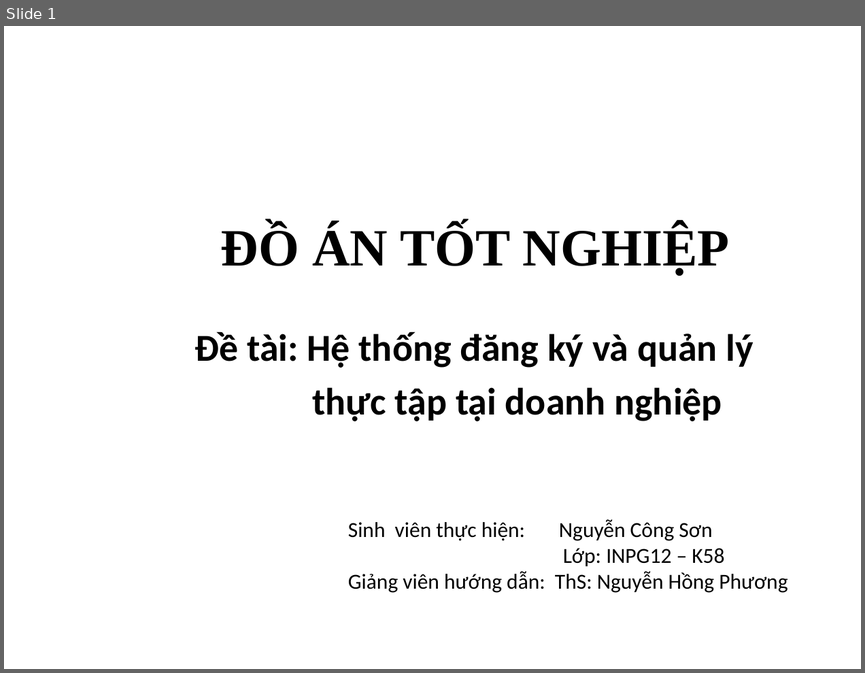
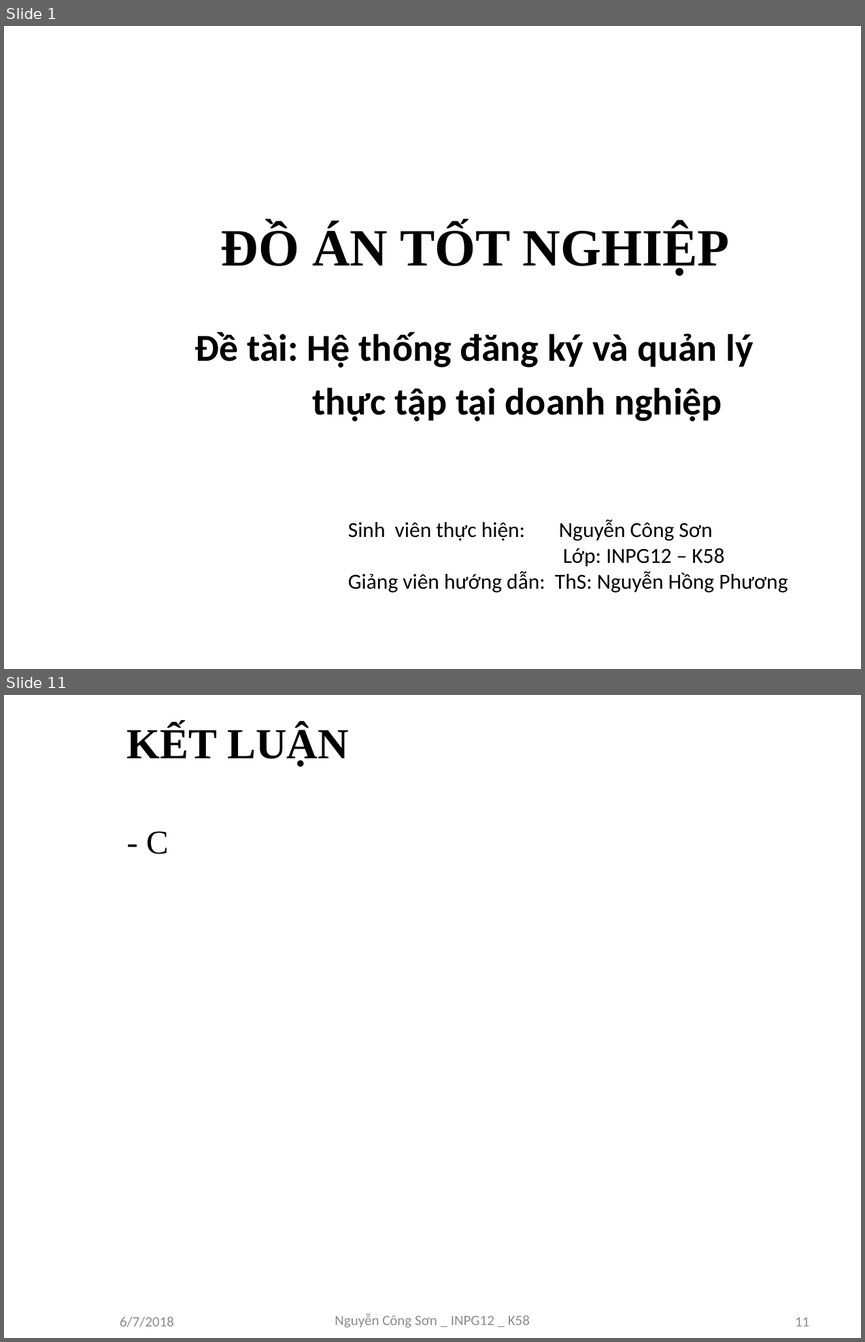
Before and after one commit to sonnc/QT5315, a slide deck: SLIDE ĐỒ ÁN TỐT NGHIỆP.pptx. Shown one above the other, each under a label of ours: slide 1 before the commit, slides 1 and 11 after it; the slides between them are not shown. The pictures are 865x673 and 865x1342 pixels, drawn with LibreOffice and Linux fonts; fonts in the diff are those of the drawing; background and template pictures are left out. Boxes give left, top, right and bottom in pixels: in the first picture for what was removed or moved away, otherwise in the second. Text is boxed around its words. In the diff, an @@ line names an element or a change of style, - is before the commit and + after.

```diff
--- a/SLIDE ĐỒ ÁN TỐT NGHIỆP.pptx
+++ b/SLIDE ĐỒ ÁN TỐT NGHIỆP.pptx
@@ slide 11 added at <box>4,695,861,1338</box>, background picture (left out) @@
@@ title added at <box>127,725,348,766</box>, 36 pt, text #000000, bold @@
+KẾT LUẬN
@@ text added at <box>146,831,169,854</box>, 28 pt, text #000000 @@
+- C
@@ text added at <box>120,1316,174,1327</box>, 12 pt, text #8C8C8C @@
+6/7/2018
@@ text added at <box>334,1313,530,1327</box>, 12 pt, text #8C8C8C @@
+Nguyễn Công Sơn _ INPG12 _ K58
@@ page number added at <box>795,1317,809,1326</box>, 12 pt, text #8C8C8C @@
+11
```
Also in this commit, not shown: 6 slides changed, 5 other slides added, 6 other files.
